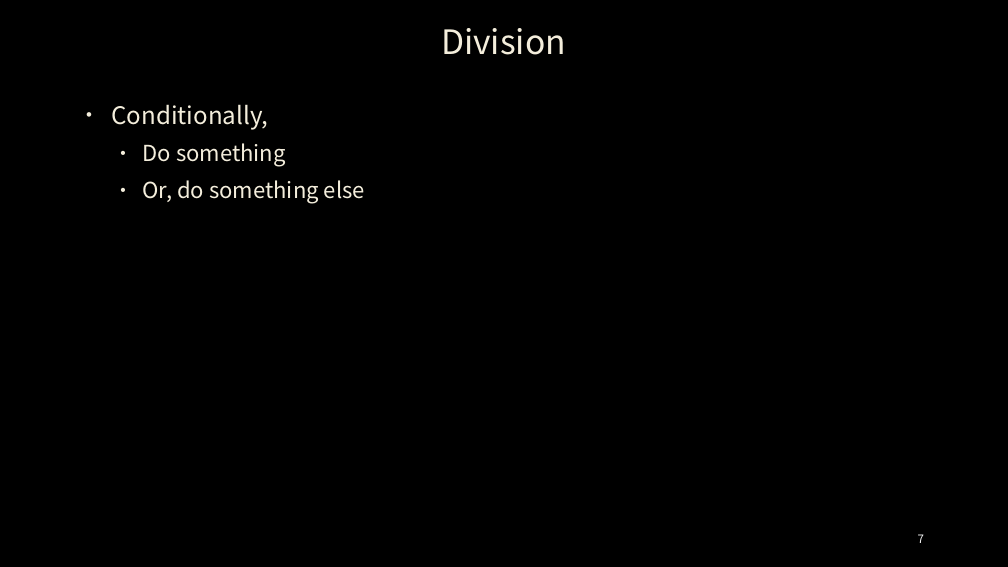
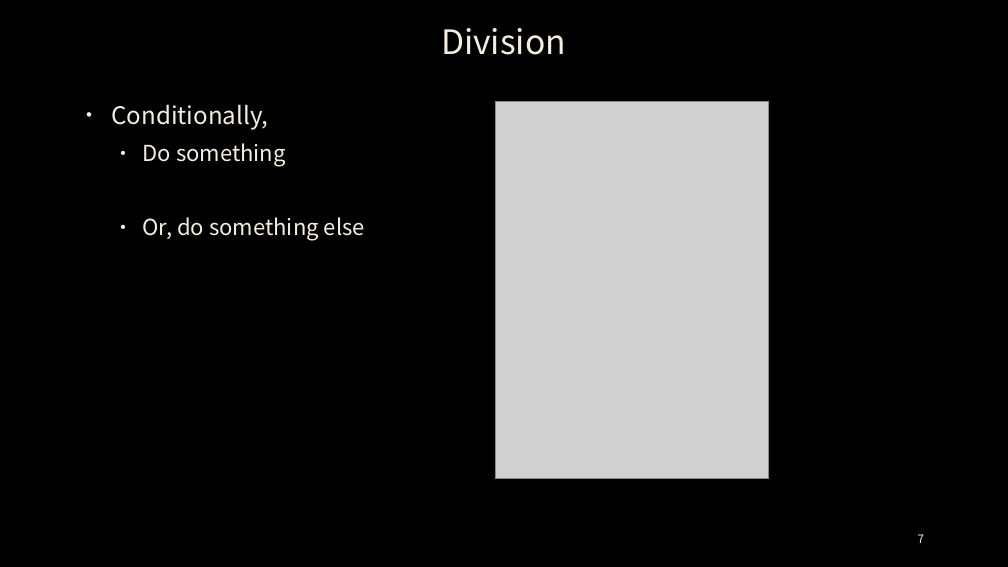
Before and after one commit to ancestor9/24_python-programimming-1, a slide deck: slide 7 of week2_3/week_03_Control Flow-if Statement.pptx. Drawn at 1008x567 pixels with LibreOffice and Linux fonts; fonts in the diff are those of the drawing; grey boxes stand for pictures; background and template pictures are left out. Boxes give left, top, right and bottom in pixels: in the first picture for what was removed or moved away, otherwise in the second. Text is boxed around its words. In the diff, an @@ line names an element or a change of style, - is before the commit and + after.

```diff
--- a/week2_3/week_03_Control Flow-if Statement.pptx
+++ b/week2_3/week_03_Control Flow-if Statement.pptx
@@ text "Conditionally," rewrapped from [111,104,365,204] to [111,104,365,241] @@
@@ picture added at [495,101,768,479] @@
```
